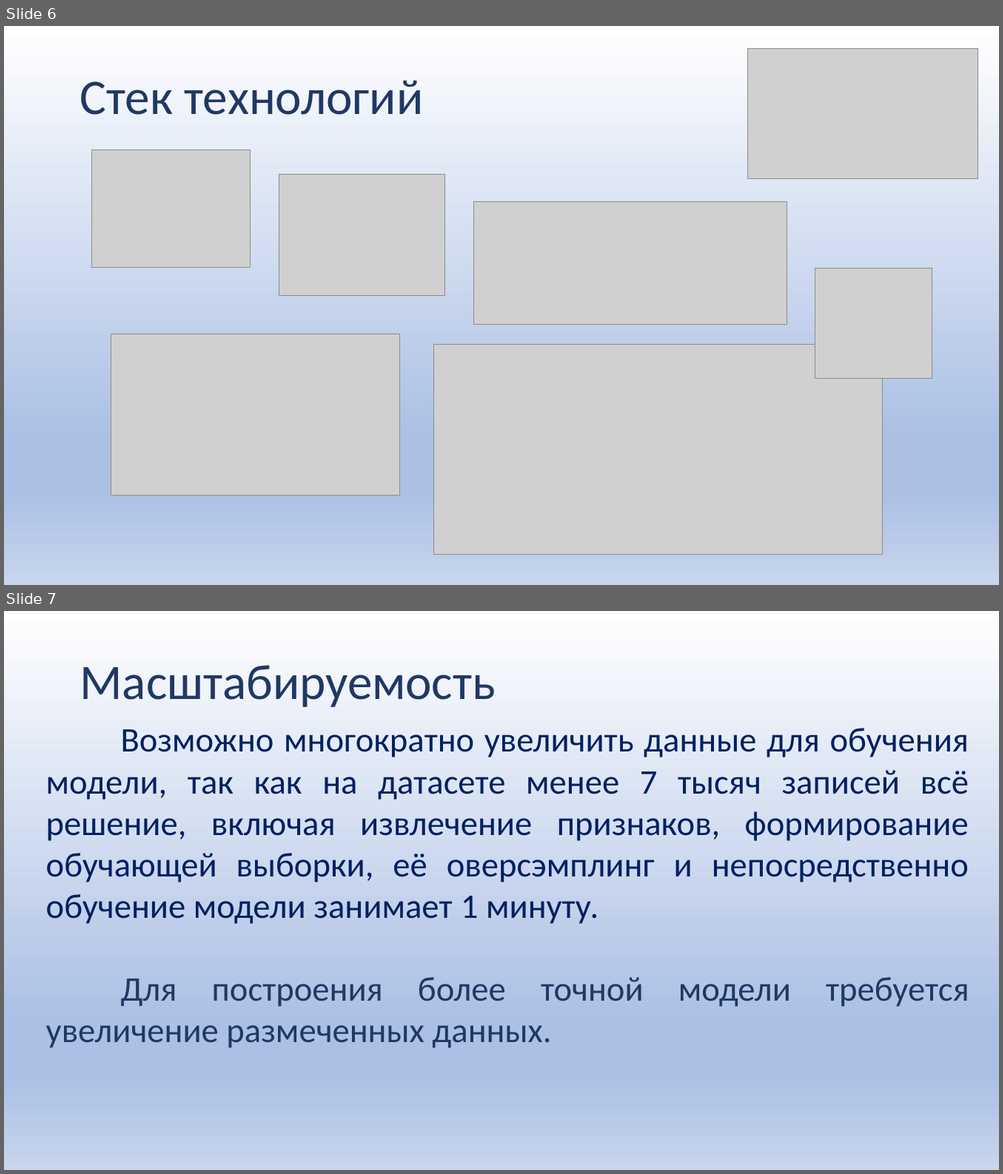
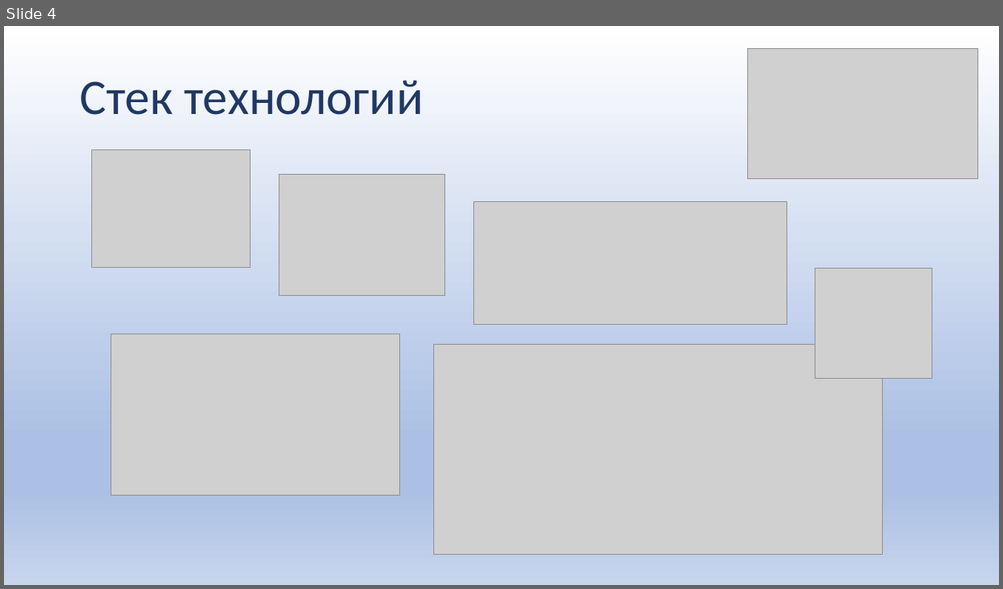
Before and after one commit to Alexwert3/rep_kareliya, a slide deck: Карелия_2022_Верт-Миллер.pptx. Shown one above the other, each under a label of ours: slides 6 and 7 before the commit, slide 4 after it. The pictures are 1003x1174 and 1003x589 pixels, drawn with LibreOffice and Linux fonts; fonts in the diff are those of the drawing; grey boxes stand for pictures. Boxes give left, top, right and bottom in pixels: in the first picture for what was removed or moved away, otherwise in the second. Text is boxed around its words. In the diff, an @@ line names an element or a change of style, - is before the commit and + after.

```diff
--- a/Карелия_2022_Верт-Миллер.pptx
+++ b/Карелия_2022_Верт-Миллер.pptx
@@ slide 7 removed at box(4, 611, 999, 1170), background gradient #FFFFFF to #ABC0E4 to #C7D5ED @@
@@ title removed at box(79, 665, 495, 707) @@
-Масштабируемость
@@ text removed at box(46, 728, 969, 1048) @@
-Возможно многократно увеличить данные для обучения модели, так как на датасете менее 7 тысяч записей всё решение, включая извлечение признаков, формирование обучающей выборки, её оверсэмплинг и непосредственно обучение модели занимает 1 минуту.
-Для построения более точной модели требуется увеличение размеченных данных.
@@ what was slide 6 is now slide 4 @@
```
Also in this commit, not shown: 5 slides changed, 3 slides added.
